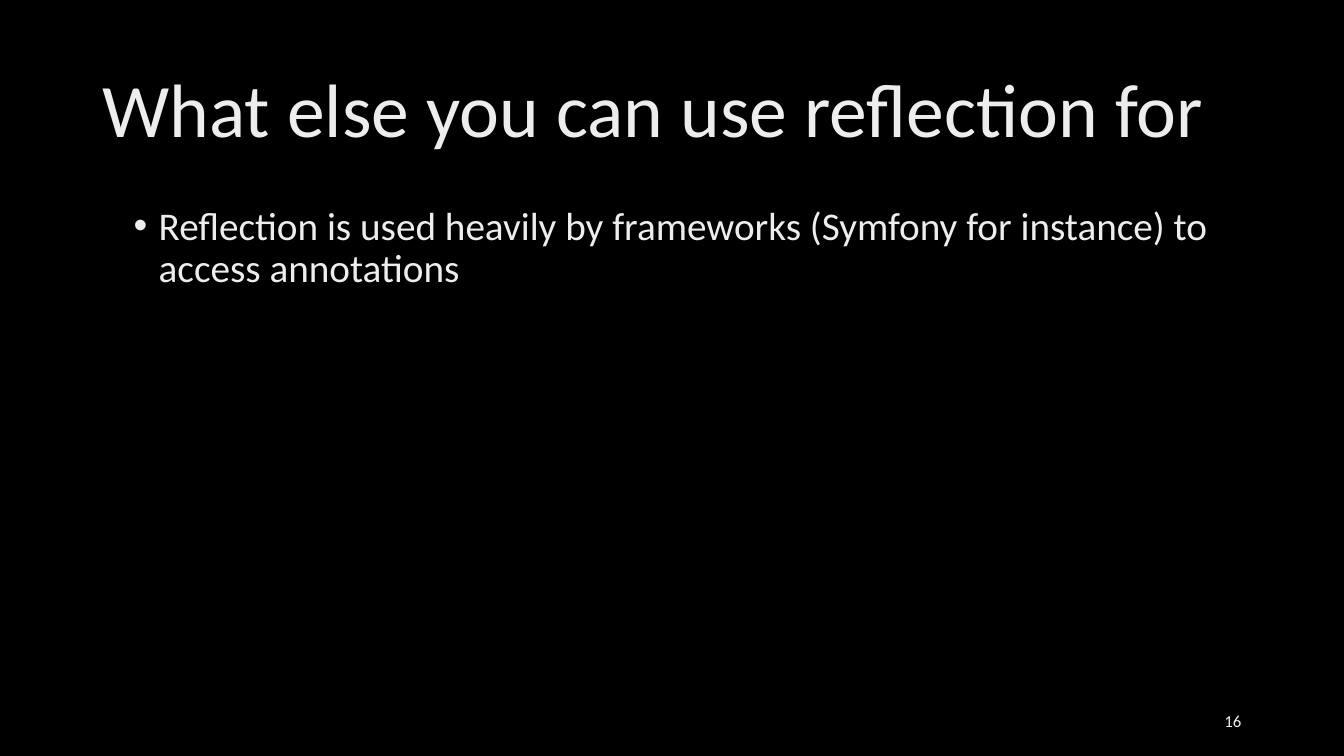
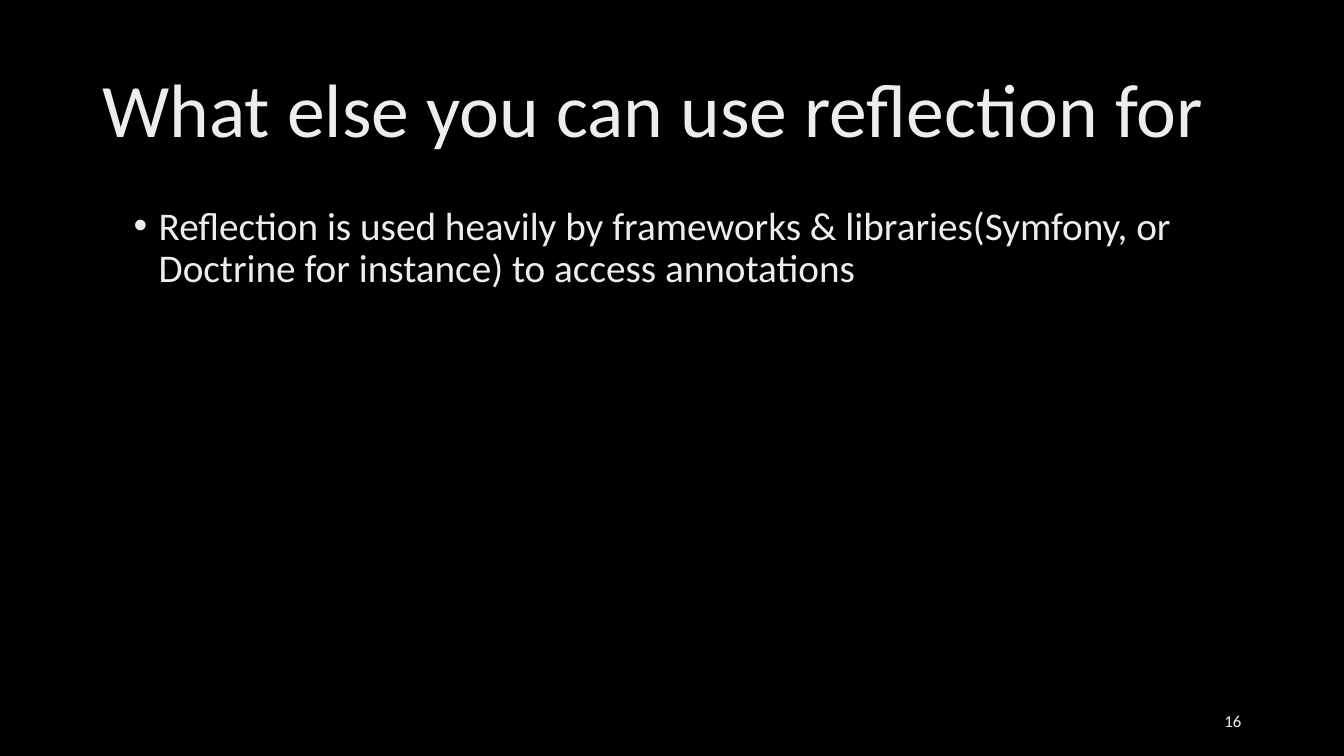
Before and after one commit to ajant/ReflectionDemonstration, a slide deck: slide 16 of Presentation.pptx. Drawn at 1344x756 pixels with LibreOffice and Linux fonts; fonts in the diff are those of the drawing; background and template pictures are left out. Boxes give left, top, right and bottom in pixels: in the first picture for what was removed or moved away, otherwise in the second. Text is boxed around its words. In the diff, an @@ line names an element or a change of style, - is before the commit and + after.

```diff
--- a/Presentation.pptx
+++ b/Presentation.pptx
@@ text at box(159, 211, 1170, 287): text changed @@
-• Reflection is used heavily by frameworks (Symfony for instance) to access annotations
+• Reflection is used heavily by frameworks & libraries(Symfony, or Doctrine for instance) to access annotations
```
Also in this commit, not shown: 4 other slides changed, 1 other file.
